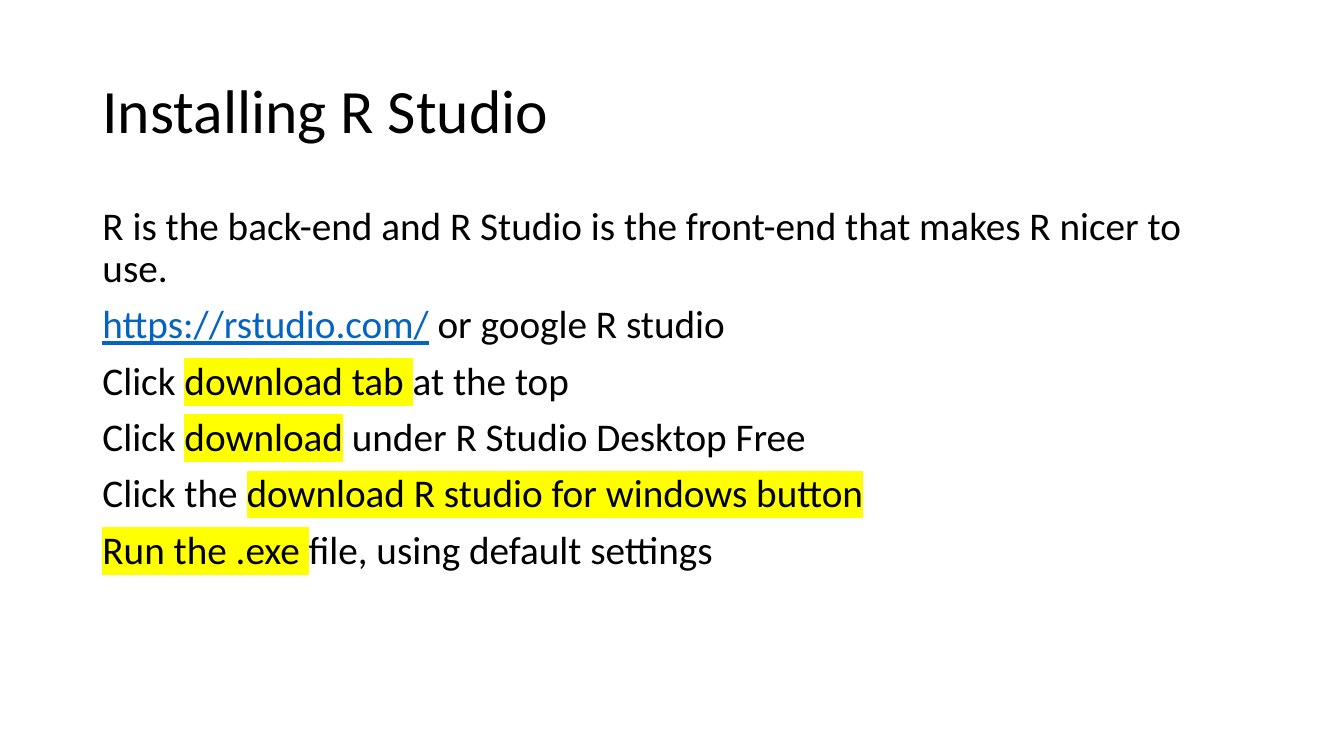
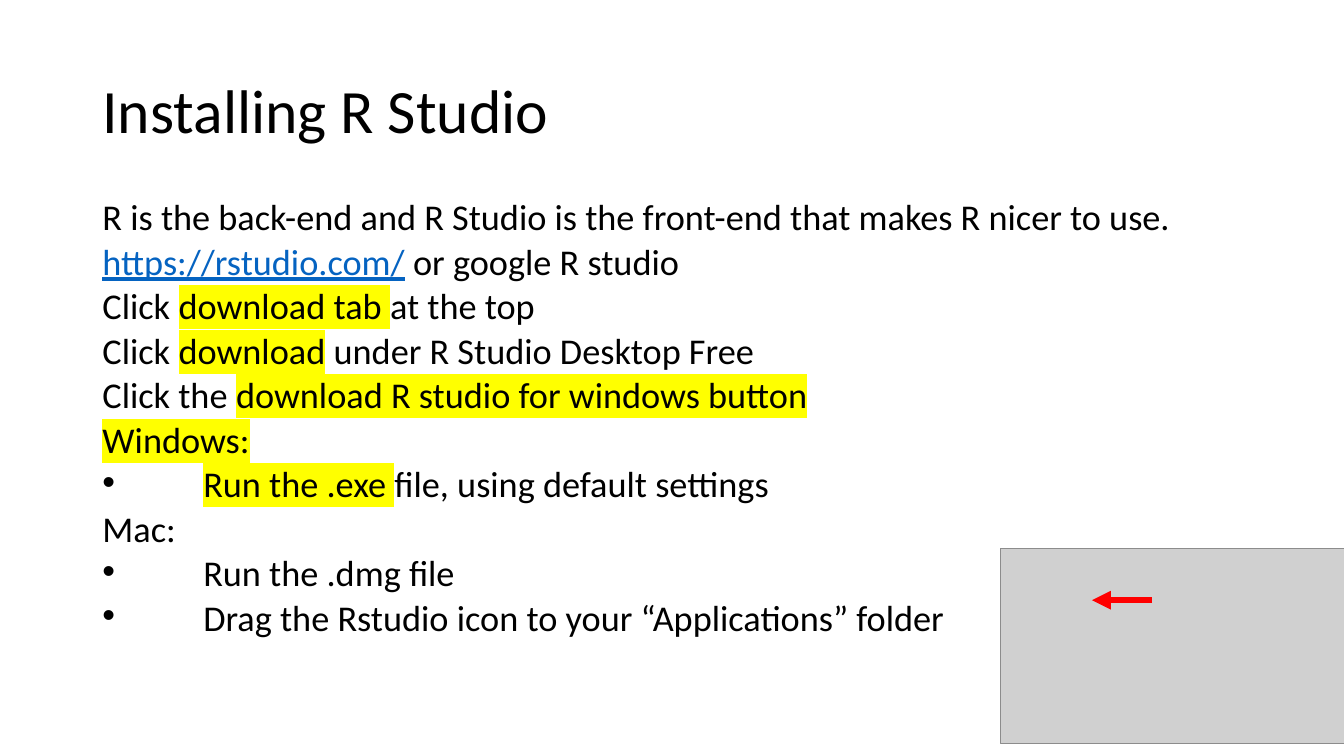
Before and after one commit to angnguyen/ce_group, a slide deck: slide 6 of R_tutorial_1.pptx. Drawn at 1344x756 pixels with LibreOffice and Linux fonts; fonts in the diff are those of the drawing; grey boxes stand for pictures. Boxes give left, top, right and bottom in pixels: in the first picture for what was removed or moved away, otherwise in the second. Text is boxed around its words. In the diff, an @@ line names an element or a change of style, - is before the commit and + after.

```diff
--- a/R_tutorial_1.pptx
+++ b/R_tutorial_1.pptx
@@ text at (102, 204, 1169, 504): size 28 to 25.9 pt in "R is the back-end and R Studio ...", "https://rstudio.com/ or google R studio", "Click download tab at the top", "Click download under R Studio Desktop Free" and 2 more places; line spacing 0.9 to 0.7; bullet none to • @@
@@ text at (102, 427, 249, 454): paragraph added @@
+Windows:
@@ text at (102, 518, 943, 638): paragraphs added @@
+Mac:
+• Run the .dmg file
+• Drag the Rstudio icon to your “Applications” folder
@@ picture added at (1001, 548, 1344, 744) @@
@@ arrow added from (1151, 600) to (1092, 600), #FF0000 4.5 pt @@
```
Also in this commit, not shown: 1 other slide changed, 1 slide removed.
